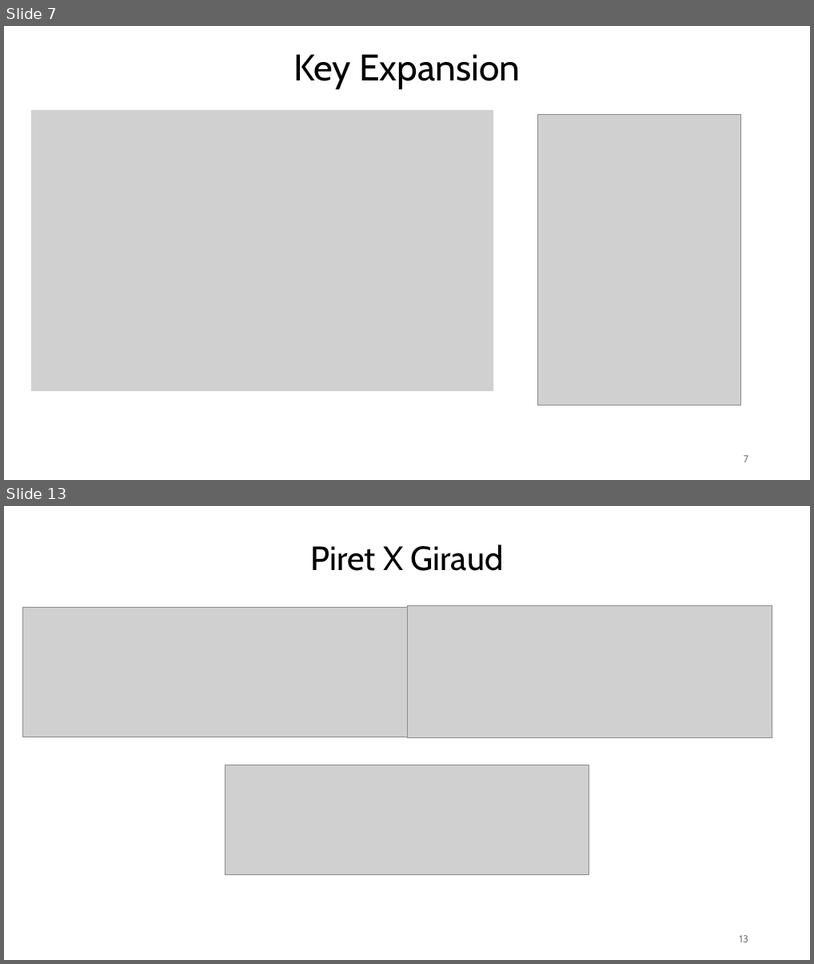
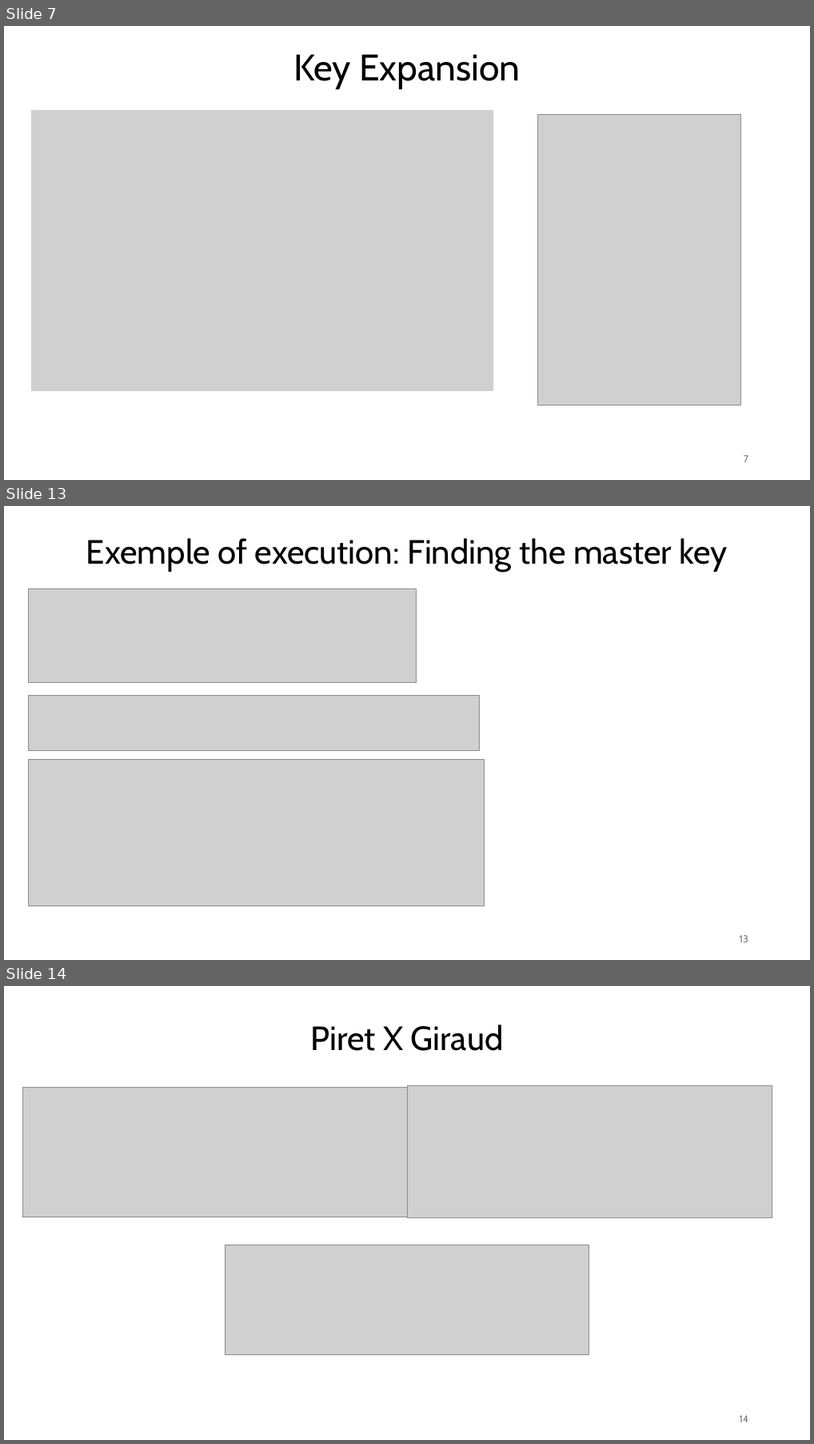
Before and after one commit to Specht1000/PFE-SM4-Fault-Injection, a slide deck: docs/Apresentation_PFE.pptx. Shown one above the other, each under a label of ours: slides 7 and 13 before the commit, slides 7, 13 and 14 after it; the slides between them are not shown. The pictures are 814x964 and 814x1444 pixels, drawn with LibreOffice and Linux fonts; fonts in the diff are those of the drawing; grey boxes stand for pictures. Boxes give left, top, right and bottom in pixels: in the first picture for what was removed or moved away, otherwise in the second. Text is boxed around its words. In the diff, an @@ line names an element or a change of style, - is before the commit and + after.

```diff
--- a/docs/Apresentation_PFE.pptx
+++ b/docs/Apresentation_PFE.pptx
@@ slide 13 added at (4,506,810,960), background #FFFFFF @@
@@ text added at (86,538,728,572), 40 pt, text #000000 @@
+Exemple of execution: Finding the master key
@@ picture added at (28,589,417,683) @@
@@ picture added at (28,695,479,751) @@
@@ picture added at (28,760,484,906) @@
@@ page number added at (740,935,749,942), 12 pt, text #797979 @@
+13
@@ what was slide 13 is now slide 14 @@
@@ page number at (740,1415,749,1422): text changed @@
-13
+14
```
Also in this commit, not shown: 1 slide changed, 7 other slides added, 6 slides removed, 34 other files.
